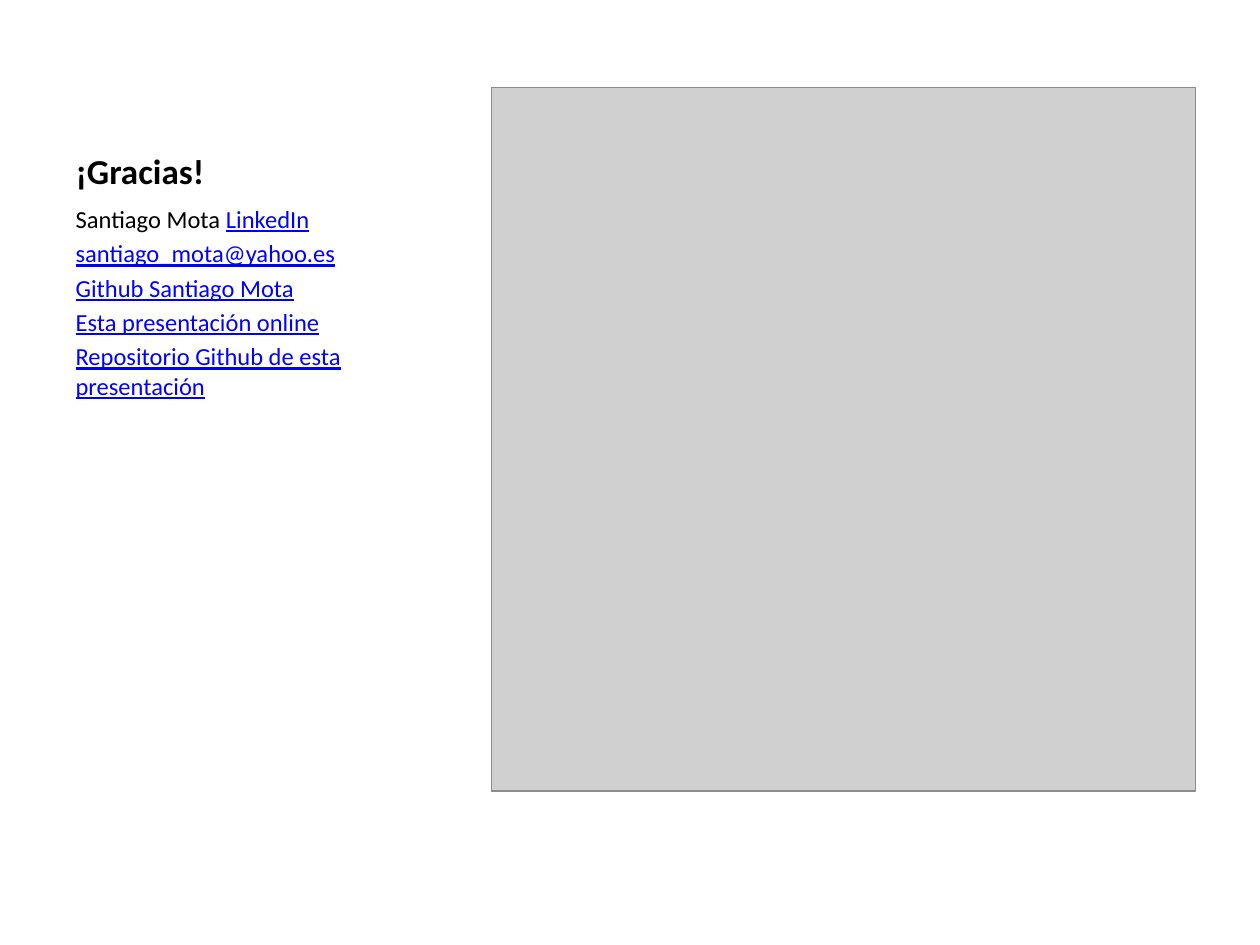
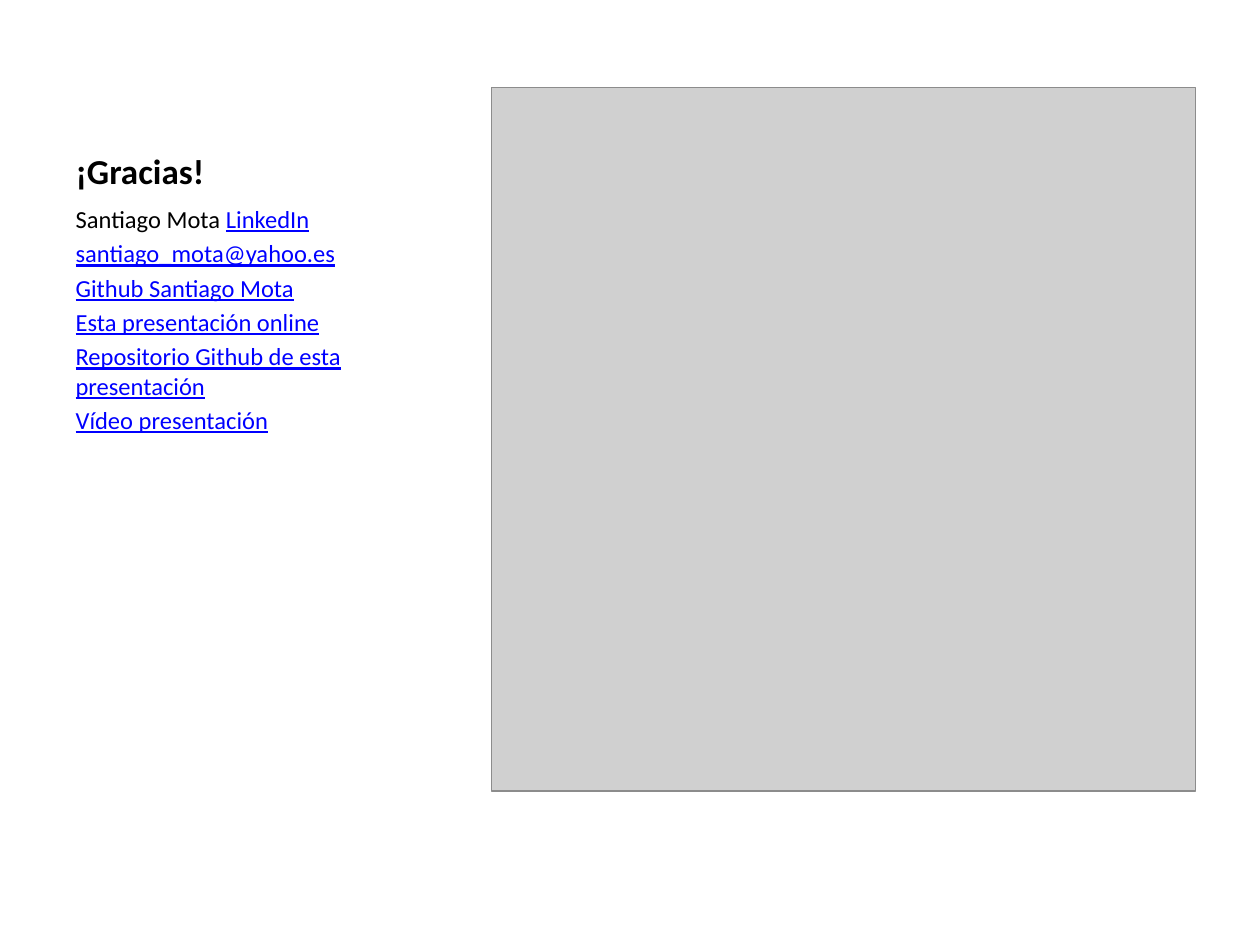
Before and after one commit to santiagomota/datos-madrid-presentacion, a slide deck: slide 14 of docs/index.pptx. Drawn at 1260x945 pixels with LibreOffice and Linux fonts; fonts in the diff are those of the drawing; grey boxes stand for pictures. Boxes give left, top, right and bottom in pixels: in the first picture for what was removed or moved away, otherwise in the second. Text is boxed around its words. In the diff, an @@ line names an element or a change of style, - is before the commit and + after.

Commit message:
Incluimos el vídeo

```diff
--- a/docs/index.pptx
+++ b/docs/index.pptx
@@ text at (76, 412, 268, 433): paragraph added @@
+Vídeo presentación
```
Also in this commit, not shown: 1 other slide changed, 4 other files.
